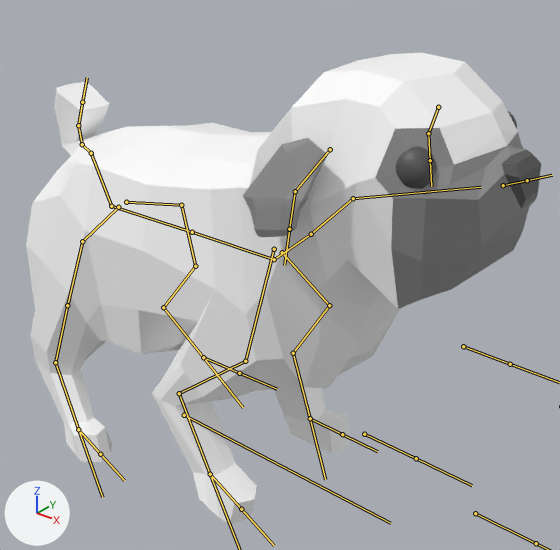
Renders of the FBX model Content/Assets/Dog/pug/pug_01.fbx from each side of a commit.
Camera for both pictures: a 50 mm camera at (-1.511, -1.156, 2.747) aimed at (-2.501, 0.083, 1.979). The lights are fixed; the arrows at lower left show +X, +Y and +Z. Both versions are drawn at frame 1 of the action 'root|Cube.005Action'; the numbers are the values there. The bones that bend it are drawn over the model as lines.
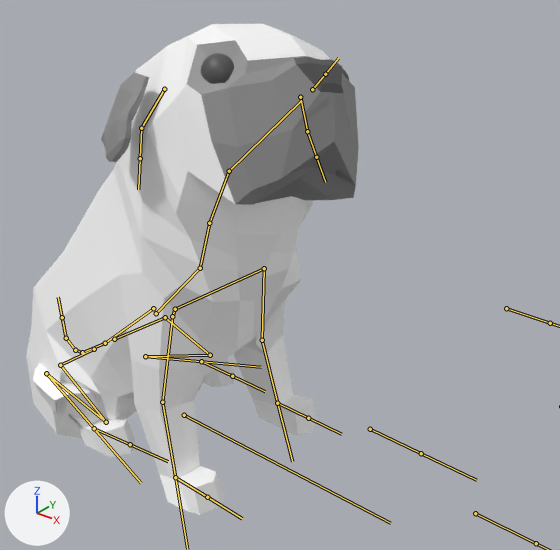
Changed parts and their boxes (x1, y1, x2, y2) in the pictures (560 x 550 px):
'Cube', posed (35% narrower): before (26, 53, 541, 525); after (26, 24, 359, 515)
bone 'Bone.014', root to tip: before (192, 232) to (192, 231); after (153, 308) to (153, 307)
bone 'Bone.002', root to tip: before (192, 232) to (274, 259); after (156, 313) to (200, 268)
bone 'Bone.019', root to tip: before (282, 252) to (329, 305); after (175, 309) to (264, 268)
bone 'Bone.020', root to tip: before (329, 305) to (293, 353); after (264, 268) to (262, 340)
bone 'Bone.021', root to tip: before (293, 353) to (310, 418); after (262, 340) to (277, 403)
bone 'Bone.029', root to tip: before (274, 259) to (311, 234); after (200, 268) to (209, 223)
bone 'Bone.030', root to tip: before (311, 234) to (353, 198); after (209, 223) to (229, 171)
bone 'Bone.031', root to tip: before (353, 198) to (481, 187); after (229, 171) to (301, 101)
bone 'Bone.027', root to tip: before (274, 249) to (245, 361); after (175, 309) to (172, 316)
bone 'Bone.028', root to tip: before (245, 361) to (179, 393); after (172, 316) to (162, 402)
bone 'Bone.038', root to tip: before (179, 393) to (210, 474); after (162, 402) to (175, 477)
bone 'Bone.015', root to tip: before (111, 206) to (91, 153); after (105, 343) to (82, 352)
bone 'Bone.016', root to tip: before (91, 153) to (82, 144); after (82, 352) to (75, 350)
bone 'Bone.017', root to tip: before (82, 144) to (78, 125); after (75, 350) to (66, 338)
bone 'Bone.018', root to tip: before (78, 125) to (82, 102); after (66, 338) to (62, 317)
bone 'Bone.023', root to tip: before (126, 202) to (181, 205); after (114, 339) to (165, 317)
bone 'Bone.024', root to tip: before (181, 205) to (195, 266); after (165, 317) to (210, 355)
bone 'Bone.025', root to tip: before (195, 266) to (163, 307); after (210, 355) to (145, 356)
bone 'Bone.026', root to tip: before (163, 307) to (203, 357); after (145, 356) to (201, 361)
bone 'Bone.039', root to tip: before (118, 207) to (82, 241); after (94, 349) to (60, 365)
bone 'Bone.040', root to tip: before (82, 241) to (67, 305); after (60, 365) to (106, 422)
bone 'Bone.041', root to tip: before (67, 305) to (55, 362); after (106, 422) to (46, 373)
bone 'Bone.042', root to tip: before (55, 362) to (78, 429); after (46, 373) to (94, 428)
bone 'Bone.035', root to tip: before (310, 418) to (309, 418); after (277, 403) to (277, 402)
bone 'Bone.036', root to tip: before (203, 357) to (202, 357); after (201, 361) to (201, 361)
bone 'Bone.043', root to tip: before (210, 474) to (209, 473); after (175, 477) to (174, 477)
bone 'Bone.045', root to tip: before (78, 429) to (78, 428); after (94, 428) to (93, 428)

The change in detail:
Bone 'Bone.014' (bone_bone_014) moves from (-0.001, -0.074, 0.0) to (-0.515, -0.878, 0.0).
Bone 'Bone.014' (bone_bone_014) turns from (0, 0, 0) to (0, 0, 41) degrees about its own x, y and z.
Bone 'Bone.002' (bone_bone_002) moves from (0.0, 0.0, 0.0) to (0.048, -0.003, 0.0).
Bone 'Bone.002' (bone_bone_002) turns from (0, 0, 0) to (0, 0, 6) degrees about its own x, y and z.
Bone 'Bone.019' (bone_bone_019) moves from (-0.078, -0.011, 0.067) to (0.212, -0.207, -0.462).
Bone 'Bone.019' (bone_bone_019) turns from (-25, 28, -26) to (17, -26, 16) degrees about its own x, y and z.
Bone 'Bone.020' (bone_bone_020) turns from (18, -11, -10) to (-80, 7, -2) degrees about its own x, y and z.
Bone 'Bone.021' (bone_bone_021) turns from (26, 1, -3) to (-2, 0, 0) degrees about its own x, y and z.
Bone 'Bone.029' (bone_bone_029) turns from (0, 0, 0) to (-16, 0, 0) degrees about its own x, y and z.
Bone 'Bone.030' (bone_bone_030) turns from (0, 0, 0) to (-9, -13, 8) degrees about its own x, y and z.
Bone 'Bone.031' (bone_bone_031) turns from (-2, 0, 0) to (0, 0, 0) degrees about its own x, y and z.
Bone 'Bone.027' (bone_bone_027) moves from (0.02, -0.05, 0.062) to (0.329, -0.207, -0.387).
Bone 'Bone.027' (bone_bone_027) turns from (-17, -23, -2) to (30, 20, 16) degrees about its own x, y and z.
Bone 'Bone.028' (bone_bone_028) turns from (-14, 9, 2) to (-80, -8, 2) degrees about its own x, y and z.
Bone 'Bone.038' (bone_bone_038) turns from (60, -3, 5) to (-2, 0, 0) degrees about its own x, y and z.
Bone 'Bone.015' (bone_bone_015) turns from (-2, 0, 0) to (-57, -1, 1) degrees about its own x, y and z.
Bone 'Bone.016' (bone_bone_016) turns from (-1, 0, 0) to (61, 0, 0) degrees about its own x, y and z.
Bone 'Bone.017' (bone_bone_017) turns from (-9, 0, 0) to (-25, 0, 0) degrees about its own x, y and z.
Bone 'Bone.018' (bone_bone_018) turns from (-22, 0, 0) to (0, 0, 0) degrees about its own x, y and z.
Bone 'Bone.023' (bone_bone_023) moves from (0.061, 0.026, 0.128) to (-0.02, 0.059, -0.007).
Bone 'Bone.023' (bone_bone_023) turns from (-3, 9, -1) to (8, 3, 0) degrees about its own x, y and z.
Bone 'Bone.024' (bone_bone_024) turns from (45, 1, 2) to (47, -2, -1) degrees about its own x, y and z.
Bone 'Bone.025' (bone_bone_025) turns from (47, -8, -1) to (140, 6, -26) degrees about its own x, y and z.
Bone 'Bone.026' (bone_bone_026) turns from (39, -2, -3) to (127, 10, -12) degrees about its own x, y and z.
Bone 'Bone.039' (bone_bone_039) moves from (-0.083, 0.023, 0.02) to (0.04, 0.118, 0.013).
Bone 'Bone.039' (bone_bone_039) turns from (-3, -10, -1) to (8, -4, 6) degrees about its own x, y and z.
Bone 'Bone.040' (bone_bone_040) turns from (10, 0, 0) to (47, -4, -2) degrees about its own x, y and z.
Bone 'Bone.041' (bone_bone_041) turns from (-11, 5, -1) to (168, 25, -21) degrees about its own x, y and z.
Bone 'Bone.042' (bone_bone_042) turns from (12, 0, 0) to (112, 1, -1) degrees about its own x, y and z.
Bone 'Bone.035' (bone_bone_035) moves from (0.0, 0.478, -0.006) to (0.0, 0.83, 0.0).
Bone 'Bone.036' (bone_bone_036) moves from (-0.131, -0.572, 0.122) to (-0.125, -0.546, 0.067).
Bone 'Bone.036' (bone_bone_036) turns from (7, -2, 0) to (0, 0, -13) degrees about its own x, y and z.
Bone 'Bone.043' (bone_bone_043) moves from (0.0, 0.453, 0.233) to (0.0, 0.83, 0.0).
Bone 'Bone.043' (bone_bone_043) turns from (28, 0, 0) to (0, 0, 0) degrees about its own x, y and z.
Bone 'Bone.045' (bone_bone_045) moves from (0.051, -0.376, -0.032) to (0.106, -0.573, 0.066).
Bone 'Bone.045' (bone_bone_045) turns from (0, 0, 0) to (0, 0, 19) degrees about its own x, y and z.
